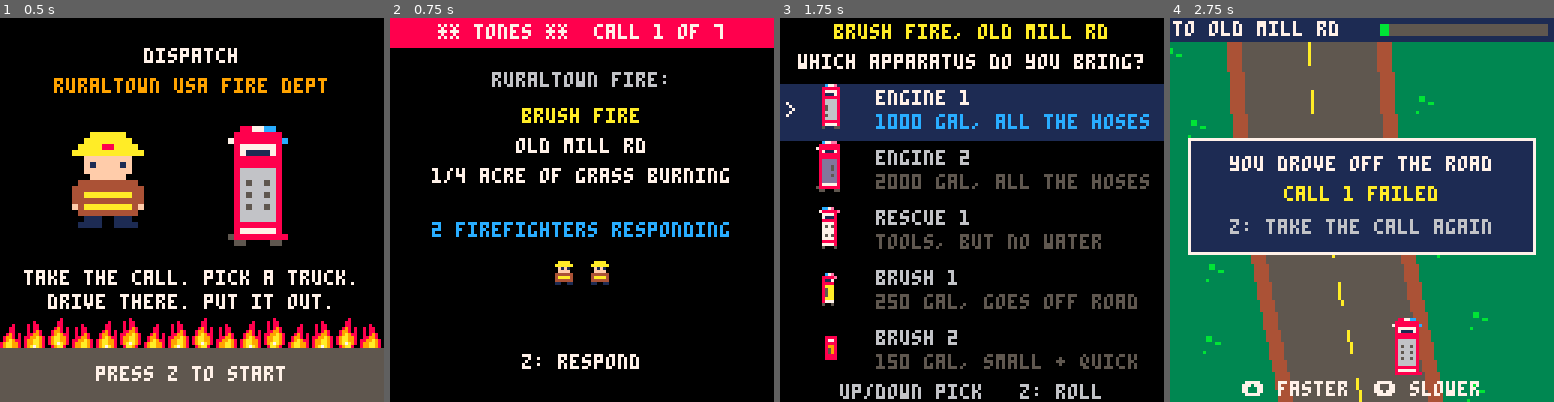
Above: before the commit, frames 1-4 (left to right).
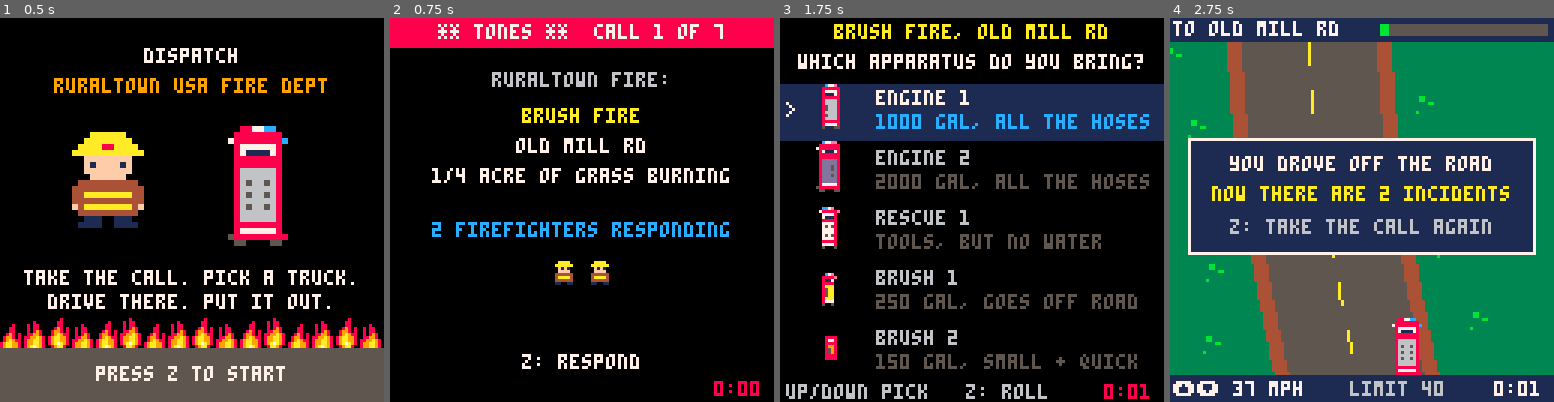
Above: after the commit, the same moments.

Repository: andyreagan/pico-8
Game: PICO-8 cartridge carts/dispatch.p8
Same seed, same stepped clock (60 frames per second), same inputs: the game is played once before the commit and once after it.
Inputs:
- Up to frame 1 (0.5 s): tap X (X key) at 0.33 s
- Up to frame 2 (0.75 s): tap O (Z key) at 0.7 s
- Up to frame 3 (1.75 s): tap X (X key) at 1.07 s; hold Right from 1.6 s (still down); tap O (Z key) at 1.7 s
- Up to frame 4 (2.75 s): tap X (X key) at 1.85 s; release Right at 2.1 s; tap O (Z key) at 2.1, 2.5 s; hold Up 2.15-2.42 s; hold Right from 2.47 s (still down)

Frame 1 is identical in both runs. In frame 2, 0.2% of the frame differs, in the area x 84-97%, y 94-99%; in frame 3, 1.5%; in frame 4, 8.1%, in the area x 0-100%, y 43-100%.

Commit message:
Dispatch: 1st/2nd/3rd alarms with a penalty for too many, clock starts at the tones, speeding costs points
Co-Authored-By: Claude Fable 5.2 <noreply@anthropic.com>

Diff:
--- a/carts/dispatch.p8
+++ b/carts/dispatch.p8
@@ -27,25 +27,25 @@
  calls={
   {t="brush fire",a="old mill rd",d="1/4 acre of grass burning",
    su="small grass fire by the road",
-   n=3,kind="brush",size=1,dist=500,lim=.6},
+   n=3,kind="brush",size=1,dist=500,al=0,lim=.6},
   {t="car fire",a="route 7",d="engine compartment on fire",
    su="car on the shoulder, hood shut",
-   n=2,kind="car",size=1,dist=650,lim=.3},
+   n=2,kind="car",size=1,dist=650,al=0,lim=.3},
   {t="brush fire",a="sawmill rd",d="2 acres, way off the road",
    su="fire is far back in the field",
-   n=4,kind="brush",far=true,size=3,dist=800,lim=.6},
+   n=4,kind="brush",far=true,size=3,dist=800,al=1,lim=.6},
   {t="kitchen fire",a="maple st",d="smoke from a 2 story house",
    su="smoke showing, fire in 1 room",
-   n=4,kind="house",size=2,dist=900,lim=.5},
+   n=4,kind="house",size=2,dist=900,al=1,lim=.5},
   {t="barn fire",a="hilltop farm rd",d="hay barn, flames showing",
    su="hay is burning, grass is dry",
-   n=5,kind="barn",size=3,dist=1000,lim=.55},
+   n=5,kind="barn",size=3,dist=1000,al=2,lim=.55},
   {t="brush fire",a="loon lake",d="5 acres and a strong wind",
    su="wind is pushing it east",
-   n=5,kind="brush",far=true,wind=true,size=4,dist=1100,lim=.65},
+   n=5,kind="brush",far=true,wind=true,size=4,dist=1100,al=2,lim=.65},
   {t="structure fire",a="birch hill rd",d="house, fire through the roof",
    su="heavy fire, a lot of house left",
-   n=6,kind="house",size=6,dist=1200,lim=.65},
+   n=6,kind="house",size=6,dist=1200,al=3,lim=.65},
  }
  -- fuel: {how long it burns, how
  -- much water to knock it down}
@@ -53,12 +53,15 @@
  -- 4 hay/engine (shielded) 5 car
  -- and how easily it spreads}
  tp={{5,.6,.22},{10,2,.2},{20,4,.06},{30,4,.06},{30,3,.1}}
- helpers={
-  {n="pine hollow tanker",t=1},
-  {n="cedar falls ladder",t=2},
-  {n="millbrook tanker",t=1},
-  {n="stony creek tanker",t=1},
+ -- who comes on each alarm
+ -- t=1 tanker/engine: water
+ -- t=2 ladder truck
+ alarms={
+  {{n="pine hollow tanker",t=1}},
+  {{n="cedar falls ladder",t=2},{n="millbrook tanker",t=1}},
+  {{n="stony creek tanker",t=1},{n="elm ridge engine",t=1}},
  }
+ nth={"1st","2nd","3rd"}
  level=1
  saved={}
  state="title"
@@ -75,6 +78,8 @@
  -- quite who will show up
  crew=max(2,c.n+flr(rnd(3))-1)
  state="tones"
+ -- the clock starts with the tones
+ dt=0 spd=0
  onscene=false
  sel=1
  sfx(0)
@@ -90,7 +95,7 @@
 function start_drive()
  ap=apps[sel]
  state="drive"
- dw=0 dsp=1.5 dt=0
+ dw=0 dsp=1.5
  tx=rx(0)+9
  obs={}
  local w=160
@@ -105,8 +110,16 @@
  sfx(1,3)
 end
 
+function clk()
+ local s=flr(dt/30)
+ return flr(s/60)..":"..(s%60<10 and "0" or "")..s%60
+end
+
 function update_drive()
  dt+=1
+ -- the limit is 40. speeding costs
+ -- a point a second
+ if dsp>2.05 then spd+=1 end
  if btn(0) then tx-=1.5 end
  if btn(1) then tx+=1.5 end
  if btn(2) then dsp=min(3,dsp+.05) end
@@ -142,6 +155,7 @@
 end
 
 function crash(s)
+ why2="now there are 2 incidents"
  sfx(-1,3)
  sfx(5)
  state="fail"
@@ -154,6 +168,7 @@
 function start_sizeup()
  state="size"
  onscene=true
+ say("on scene in "..clk(),120)
  row=1
  li=1
  ls={}
@@ -164,8 +179,8 @@
  vented=false
  ladder=false
  help={}
+ alarm=0
  water=ap.w
- msgt=0
  build()
 end
 
@@ -300,14 +315,17 @@
  if btnp(4) then start_fight() end
 end
 
+-- strike the next alarm
 function call_help()
- local h=helpers[#help+1]
- if not h then
-  say("no one else to call")
+ if alarm>=3 then
+  say("3rd alarm is the most there is")
   return
  end
- add(help,{n=h.n,t=h.t,eta=360+#help*150})
- say(h.n.." is coming")
+ alarm+=1
+ for h in all(alarms[alarm]) do
+  add(help,{n=h.n,t=h.t,eta=360+#help*150})
+ end
+ say(nth[alarm].." alarm! help is coming")
  sfx(0)
 end
 
@@ -323,7 +341,7 @@
   burn(hl.dep)
   say("hold z: spray. arrows aim it",150)
  else
-  say("no hose! x: call for an engine",150)
+  say("no hose! x: strike an alarm",150)
  end
  try_vent()
 end
@@ -444,16 +462,22 @@
    spray(p)
    if ft%6==0 then sfx(2) end
   elseif ft%30==0 then
-   say("out of water! x: call for more")
+   say("out of water! x: next alarm")
   end
  end
  for e in all(buds) do ai(e) end
  if nfire==0 then
-  add(saved,100-flr(nburnt/total*100))
+  pct=100-flr(nburnt/total*100)
+  -- too many alarms for this call
+  -- costs you
+  over=max(0,alarm-c.al)
+  spen=min(30,flr(spd/30))
+  add(saved,max(0,pct-over*15-spen))
   state="won"
   sfx(3)
  elseif nburnt/total>=c.lim then
   state="fail"
+  why2=nil
   why="the fire got away from you"
   sfx(5)
  end
@@ -568,8 +592,10 @@
    start_call()
   end
  elseif state=="tones" then
+  dt+=1
   if btnp(4) then state="app" sfx(6) end
  elseif state=="app" then
+  dt+=1
   if btnp(2) then sel=(sel-2)%5+1 sfx(6) end
   if btnp(3) then sel=sel%5+1 sfx(6) end
   if btnp(4) then start_drive() end
@@ -625,9 +651,20 @@
   if state=="size" then draw_size()
   elseif state=="fail" then draw_fail()
   elseif state=="won" then
-   box("the fire is out!",
-    "you saved "..saved[#saved].."%",
-    "z: next call")
+   rectfill(6,34,121,90,1)
+   rect(6,34,121,90,7)
+   cp("the fire is out!",39,7)
+   cp("you saved "..pct.."%",48,10)
+   local y=57
+   if over>0 then
+    cp("too many alarms -"..over*15,y,8)
+    y+=8
+   end
+   if spen>0 then
+    cp("speeding -"..spen,y,8)
+   end
+   cp("score "..saved[#saved],73,11)
+   cp("z: next call",82,6)
   end
  end
  if msgt>0 and (state=="size" or state=="fight") then
@@ -645,7 +682,7 @@
 end
 
 function draw_fail()
- box(why,"call "..level.." failed","z: take the call again")
+ box(why,why2 or "call "..level.." failed","z: take the call again")
 end
 
 function draw_title()
@@ -674,6 +711,7 @@
  cp(crew.." firefighters responding",68,12)
  for i=1,crew do peng(64-crew*6+i*12-6,86) end
  cp("z: respond",112,7)
+ print(clk(),108,121,8)
 end
 
 function draw_app()
@@ -691,7 +729,8 @@
   print(a.n,32,y,i==sel and 7 or 6)
   print(a.d,32,y+8,i==sel and 12 or 5)
  end
- cp("up/down pick   z: roll",122,6)
+ print("up/down pick   z: roll",2,122,6)
+ print(clk(),108,122,8)
 end
 
 function draw_drive()
@@ -728,7 +767,11 @@
  print("to "..c.a,1,1,7)
  rectfill(70,2,125,5,5)
  rectfill(70,2,70+55*min(1,dw/c.dist),5,11)
- print("\148 faster  \131 slower",24,121,7)
+ local mph=flr(dsp*20)
+ rectfill(0,119,127,127,1)
+ print("\148\131 "..mph.." mph",1,121,mph>40 and 8 or 7)
+ print(mph>40 and "slow down!" or "limit 40",60,121,mph>40 and 8 or 6)
+ print(clk(),108,121,7)
 end
 
 function draw_scene()
@@ -818,7 +861,7 @@
   end
   if pull>0 then s="pulling hose..." end
   print(s,1,121,7)
-  s=attrk and "\151swap hose" or "\151help"
+  s=attrk and "\151swap hose" or "\151alarm"
   print(s,128-#s*4-4,121,10)
  end
 end
@@ -836,8 +879,9 @@
  opt(1,"hose",hl and hl.n or "none!")
  opt(2,"nozzle",pierce and "piercing" or "fog")
  if struct then opt(3,"vent roof",wantvent and "yes" or "no") end
- local s="x: call for help"
- if #help>0 then s="x: more help ("..#help.." coming)" end
+ local s="x: strike the 1st alarm"
+ if alarm>0 then s="x: "..nth[alarm].." alarm struck. more?" end
+ if alarm>=3 then s="3rd alarm struck" end
  print(s,3,111,12)
  print("z: fight the fire!",3,119,11)
 end
@@ -849,9 +893,9 @@
  for i=1,#saved do
   a+=saved[i]
   print(calls[i].t,10,22+i*8,6)
-  print(saved[i].."% saved",80,22+i*8,10)
- end
- cp("you saved "..flr(a/#saved).."% of ruraltown",94,11)
+  print("score "..saved[i],84,22+i*8,10)
+ end
+ cp("ruraltown score: "..flr(a/#saved),94,11)
  sspr(32,0,16,16,56,102)
  cp("z: back to the station",121,6)
 end
--- a/docs/dispatch/dispatch.p8
+++ b/docs/dispatch/dispatch.p8
@@ -27,25 +27,25 @@
  calls={
   {t="brush fire",a="old mill rd",d="1/4 acre of grass burning",
    su="small grass fire by the road",
-   n=3,kind="brush",size=1,dist=500,lim=.6},
+   n=3,kind="brush",size=1,dist=500,al=0,lim=.6},
   {t="car fire",a="route 7",d="engine compartment on fire",
    su="car on the shoulder, hood shut",
-   n=2,kind="car",size=1,dist=650,lim=.3},
+   n=2,kind="car",size=1,dist=650,al=0,lim=.3},
   {t="brush fire",a="sawmill rd",d="2 acres, way off the road",
    su="fire is far back in the field",
-   n=4,kind="brush",far=true,size=3,dist=800,lim=.6},
+   n=4,kind="brush",far=true,size=3,dist=800,al=1,lim=.6},
   {t="kitchen fire",a="maple st",d="smoke from a 2 story house",
    su="smoke showing, fire in 1 room",
-   n=4,kind="house",size=2,dist=900,lim=.5},
+   n=4,kind="house",size=2,dist=900,al=1,lim=.5},
   {t="barn fire",a="hilltop farm rd",d="hay barn, flames showing",
    su="hay is burning, grass is dry",
-   n=5,kind="barn",size=3,dist=1000,lim=.55},
+   n=5,kind="barn",size=3,dist=1000,al=2,lim=.55},
   {t="brush fire",a="loon lake",d="5 acres and a strong wind",
    su="wind is pushing it east",
-   n=5,kind="brush",far=true,wind=true,size=4,dist=1100,lim=.65},
+   n=5,kind="brush",far=true,wind=true,size=4,dist=1100,al=2,lim=.65},
   {t="structure fire",a="birch hill rd",d="house, fire through the roof",
    su="heavy fire, a lot of house left",
-   n=6,kind="house",size=6,dist=1200,lim=.65},
+   n=6,kind="house",size=6,dist=1200,al=3,lim=.65},
  }
  -- fuel: {how long it burns, how
  -- much water to knock it down}
@@ -53,12 +53,15 @@
  -- 4 hay/engine (shielded) 5 car
  -- and how easily it spreads}
  tp={{5,.6,.22},{10,2,.2},{20,4,.06},{30,4,.06},{30,3,.1}}
- helpers={
-  {n="pine hollow tanker",t=1},
-  {n="cedar falls ladder",t=2},
-  {n="millbrook tanker",t=1},
-  {n="stony creek tanker",t=1},
+ -- who comes on each alarm
+ -- t=1 tanker/engine: water
+ -- t=2 ladder truck
+ alarms={
+  {{n="pine hollow tanker",t=1}},
+  {{n="cedar falls ladder",t=2},{n="millbrook tanker",t=1}},
+  {{n="stony creek tanker",t=1},{n="elm ridge engine",t=1}},
  }
+ nth={"1st","2nd","3rd"}
  level=1
  saved={}
  state="title"
@@ -75,6 +78,8 @@
  -- quite who will show up
  crew=max(2,c.n+flr(rnd(3))-1)
  state="tones"
+ -- the clock starts with the tones
+ dt=0 spd=0
  onscene=false
  sel=1
  sfx(0)
@@ -90,7 +95,7 @@
 function start_drive()
  ap=apps[sel]
  state="drive"
- dw=0 dsp=1.5 dt=0
+ dw=0 dsp=1.5
  tx=rx(0)+9
  obs={}
  local w=160
@@ -105,8 +110,16 @@
  sfx(1,3)
 end
 
+function clk()
+ local s=flr(dt/30)
+ return flr(s/60)..":"..(s%60<10 and "0" or "")..s%60
+end
+
 function update_drive()
  dt+=1
+ -- the limit is 40. speeding costs
+ -- a point a second
+ if dsp>2.05 then spd+=1 end
  if btn(0) then tx-=1.5 end
  if btn(1) then tx+=1.5 end
  if btn(2) then dsp=min(3,dsp+.05) end
@@ -142,6 +155,7 @@
 end
 
 function crash(s)
+ why2="now there are 2 incidents"
  sfx(-1,3)
  sfx(5)
  state="fail"
@@ -154,6 +168,7 @@
 function start_sizeup()
  state="size"
  onscene=true
+ say("on scene in "..clk(),120)
  row=1
  li=1
  ls={}
@@ -164,8 +179,8 @@
  vented=false
  ladder=false
  help={}
+ alarm=0
  water=ap.w
- msgt=0
  build()
 end
 
@@ -300,14 +315,17 @@
  if btnp(4) then start_fight() end
 end
 
+-- strike the next alarm
 function call_help()
- local h=helpers[#help+1]
- if not h then
-  say("no one else to call")
+ if alarm>=3 then
+  say("3rd alarm is the most there is")
   return
  end
- add(help,{n=h.n,t=h.t,eta=360+#help*150})
- say(h.n.." is coming")
+ alarm+=1
+ for h in all(alarms[alarm]) do
+  add(help,{n=h.n,t=h.t,eta=360+#help*150})
+ end
+ say(nth[alarm].." alarm! help is coming")
  sfx(0)
 end
 
@@ -323,7 +341,7 @@
   burn(hl.dep)
   say("hold z: spray. arrows aim it",150)
  else
-  say("no hose! x: call for an engine",150)
+  say("no hose! x: strike an alarm",150)
  end
  try_vent()
 end
@@ -444,16 +462,22 @@
    spray(p)
    if ft%6==0 then sfx(2) end
   elseif ft%30==0 then
-   say("out of water! x: call for more")
+   say("out of water! x: next alarm")
   end
  end
  for e in all(buds) do ai(e) end
  if nfire==0 then
-  add(saved,100-flr(nburnt/total*100))
+  pct=100-flr(nburnt/total*100)
+  -- too many alarms for this call
+  -- costs you
+  over=max(0,alarm-c.al)
+  spen=min(30,flr(spd/30))
+  add(saved,max(0,pct-over*15-spen))
   state="won"
   sfx(3)
  elseif nburnt/total>=c.lim then
   state="fail"
+  why2=nil
   why="the fire got away from you"
   sfx(5)
  end
@@ -568,8 +592,10 @@
    start_call()
   end
  elseif state=="tones" then
+  dt+=1
   if btnp(4) then state="app" sfx(6) end
  elseif state=="app" then
+  dt+=1
   if btnp(2) then sel=(sel-2)%5+1 sfx(6) end
   if btnp(3) then sel=sel%5+1 sfx(6) end
   if btnp(4) then start_drive() end
@@ -625,9 +651,20 @@
   if state=="size" then draw_size()
   elseif state=="fail" then draw_fail()
   elseif state=="won" then
-   box("the fire is out!",
-    "you saved "..saved[#saved].."%",
-    "z: next call")
+   rectfill(6,34,121,90,1)
+   rect(6,34,121,90,7)
+   cp("the fire is out!",39,7)
+   cp("you saved "..pct.."%",48,10)
+   local y=57
+   if over>0 then
+    cp("too many alarms -"..over*15,y,8)
+    y+=8
+   end
+   if spen>0 then
+    cp("speeding -"..spen,y,8)
+   end
+   cp("score "..saved[#saved],73,11)
+   cp("z: next call",82,6)
   end
  end
  if msgt>0 and (state=="size" or state=="fight") then
@@ -645,7 +682,7 @@
 end
 
 function draw_fail()
- box(why,"call "..level.." failed","z: take the call again")
+ box(why,why2 or "call "..level.." failed","z: take the call again")
 end
 
 function draw_title()
@@ -674,6 +711,7 @@
  cp(crew.." firefighters responding",68,12)
  for i=1,crew do peng(64-crew*6+i*12-6,86) end
  cp("z: respond",112,7)
+ print(clk(),108,121,8)
 end
 
 function draw_app()
@@ -691,7 +729,8 @@
   print(a.n,32,y,i==sel and 7 or 6)
   print(a.d,32,y+8,i==sel and 12 or 5)
  end
- cp("up/down pick   z: roll",122,6)
+ print("up/down pick   z: roll",2,122,6)
+ print(clk(),108,122,8)
 end
 
 function draw_drive()
@@ -728,7 +767,11 @@
  print("to "..c.a,1,1,7)
  rectfill(70,2,125,5,5)
  rectfill(70,2,70+55*min(1,dw/c.dist),5,11)
- print("\148 faster  \131 slower",24,121,7)
+ local mph=flr(dsp*20)
+ rectfill(0,119,127,127,1)
+ print("\148\131 "..mph.." mph",1,121,mph>40 and 8 or 7)
+ print(mph>40 and "slow down!" or "limit 40",60,121,mph>40 and 8 or 6)
+ print(clk(),108,121,7)
 end
 
 function draw_scene()
@@ -818,7 +861,7 @@
   end
   if pull>0 then s="pulling hose..." end
   print(s,1,121,7)
-  s=attrk and "\151swap hose" or "\151help"
+  s=attrk and "\151swap hose" or "\151alarm"
   print(s,128-#s*4-4,121,10)
  end
 end
@@ -836,8 +879,9 @@
  opt(1,"hose",hl and hl.n or "none!")
  opt(2,"nozzle",pierce and "piercing" or "fog")
  if struct then opt(3,"vent roof",wantvent and "yes" or "no") end
- local s="x: call for help"
- if #help>0 then s="x: more help ("..#help.." coming)" end
+ local s="x: strike the 1st alarm"
+ if alarm>0 then s="x: "..nth[alarm].." alarm struck. more?" end
+ if alarm>=3 then s="3rd alarm struck" end
  print(s,3,111,12)
  print("z: fight the fire!",3,119,11)
 end
@@ -849,9 +893,9 @@
  for i=1,#saved do
   a+=saved[i]
   print(calls[i].t,10,22+i*8,6)
-  print(saved[i].."% saved",80,22+i*8,10)
- end
- cp("you saved "..flr(a/#saved).."% of ruraltown",94,11)
+  print("score "..saved[i],84,22+i*8,10)
+ end
+ cp("ruraltown score: "..flr(a/#saved),94,11)
  sspr(32,0,16,16,56,102)
  cp("z: back to the station",121,6)
 end
